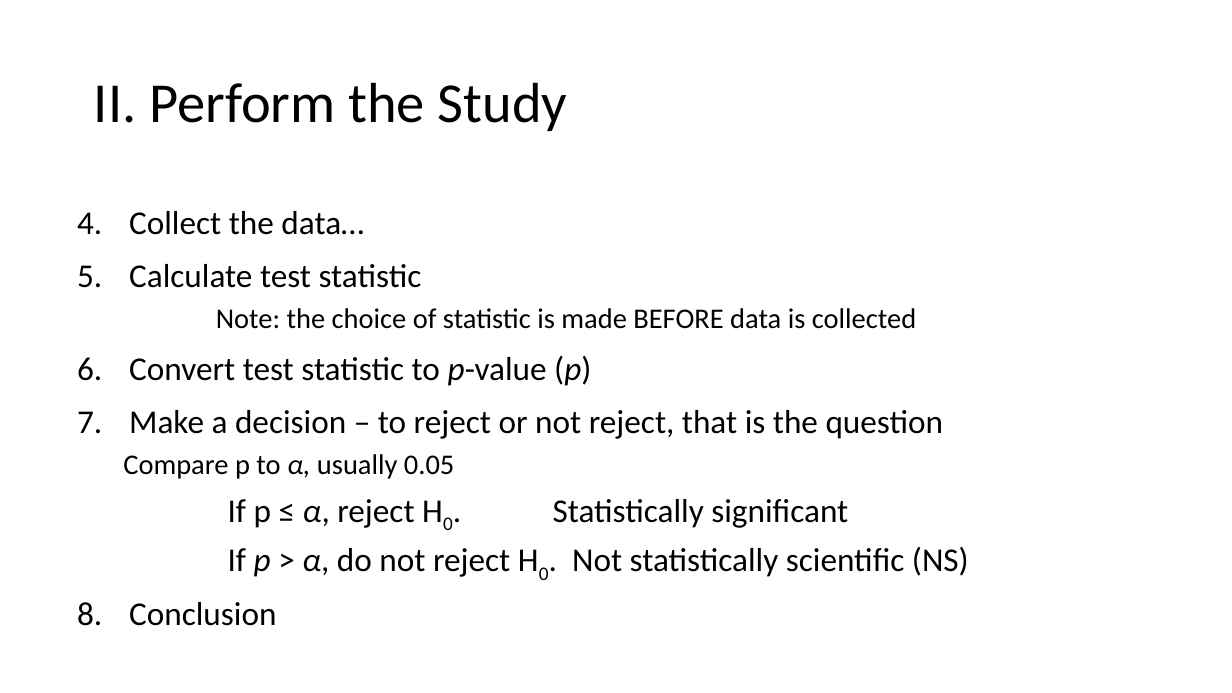
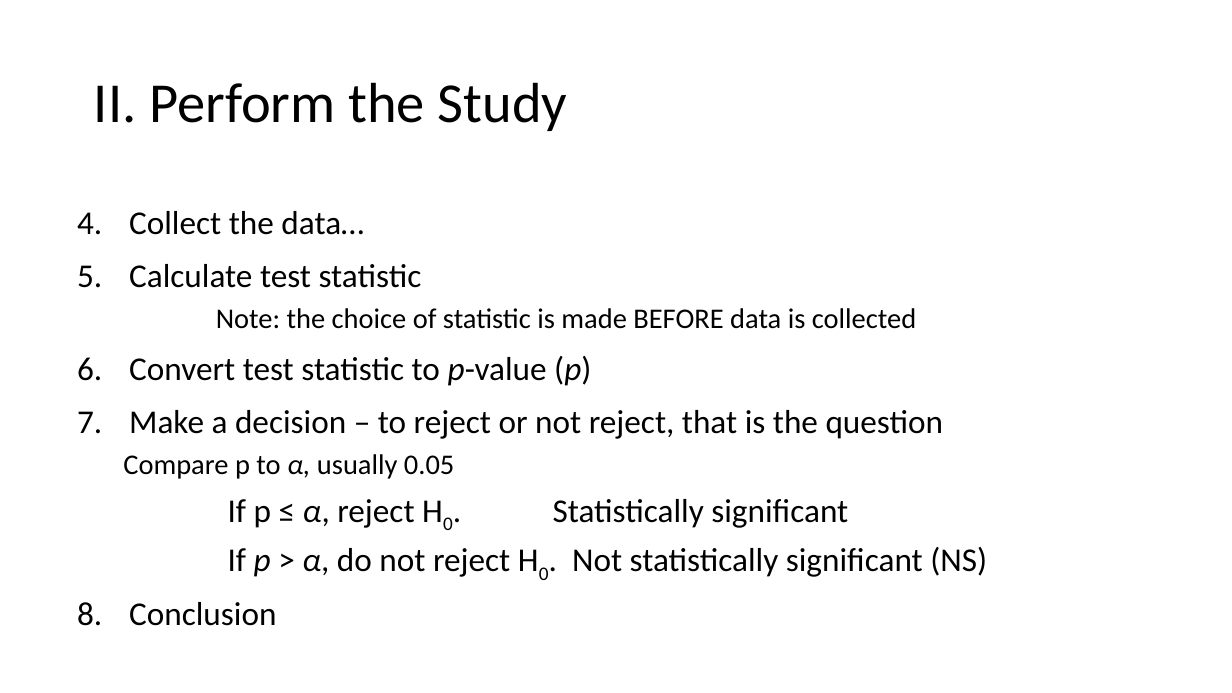
Before and after one commit to USCbiostats/LAsBEST, a slide deck: slide 6 of google-drive/week02/2Tues/1_lasbest-hypothesis-testing.pptx. Drawn at 1232x693 pixels with LibreOffice and Linux fonts; fonts in the diff are those of the drawing; background and template pictures are left out. Boxes give left, top, right and bottom in pixels: in the first picture for what was removed or moved away, otherwise in the second. Text is boxed around its words. In the diff, an @@ line names an element or a change of style, - is before the commit and + after.

Commit message:
fix ht typo

```diff
--- a/google-drive/week02/2Tues/1_lasbest-hypothesis-testing.pptx
+++ b/google-drive/week02/2Tues/1_lasbest-hypothesis-testing.pptx
@@ text at box(228, 547, 987, 577): text changed @@
-If p > α, do not reject H0. Not statistically scientific (NS)
+If p > α, do not reject H0. Not statistically significant (NS)
```
Also in this commit, not shown: 2 other slides changed.
